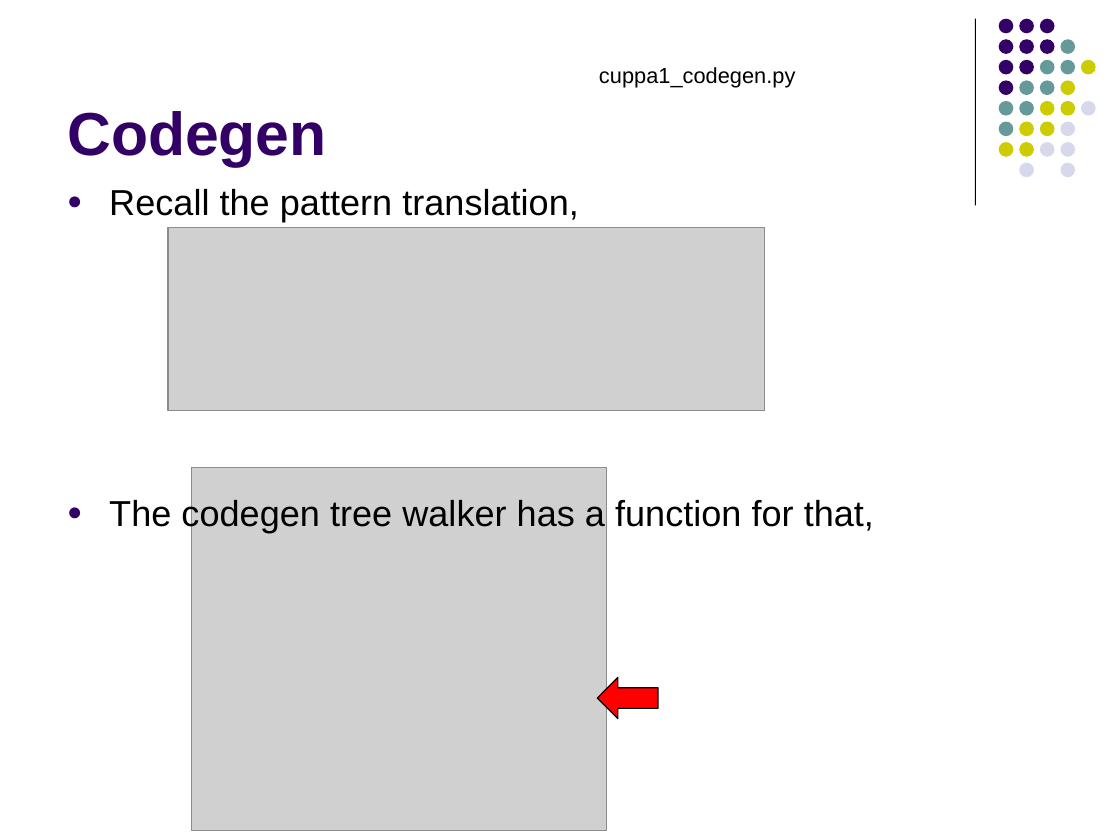
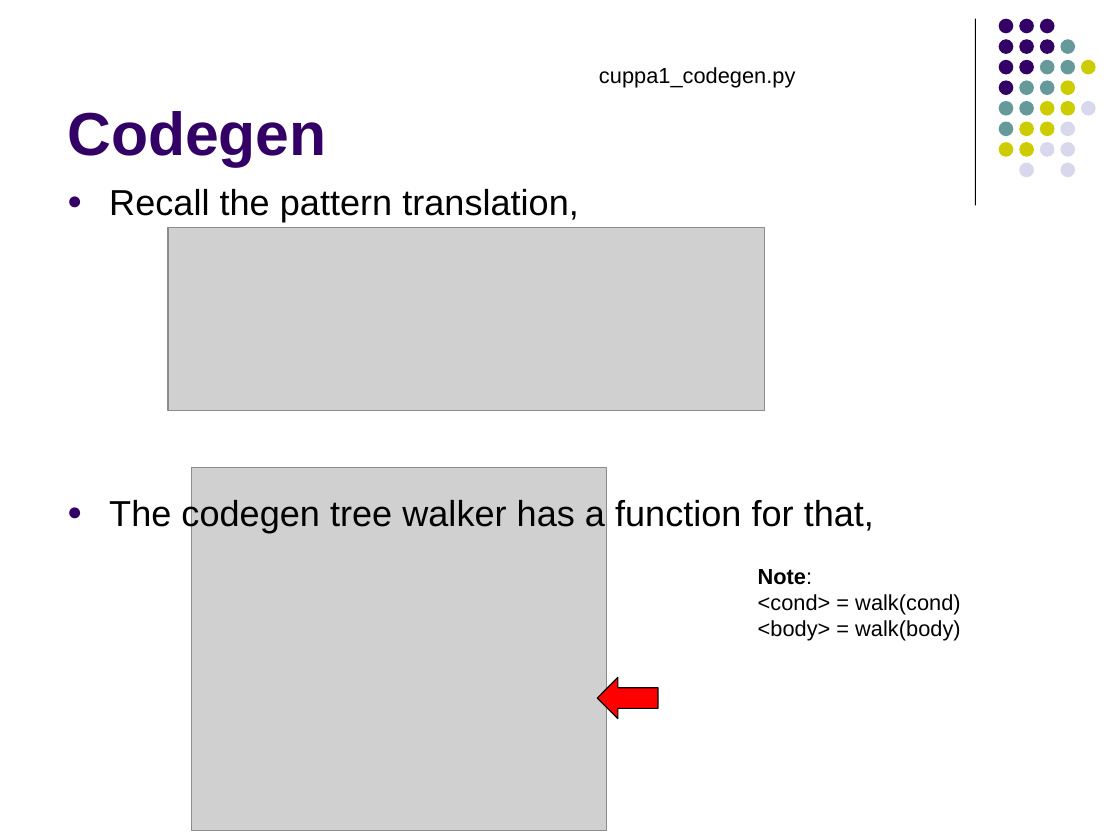
Before and after one commit to lutzhamel/CSC402, a slide deck: slide 14 of notes/csc402-ln007.pptx. Drawn at 1120x840 pixels with LibreOffice and Linux fonts; fonts in the diff are those of the drawing; grey boxes stand for pictures. Boxes give left, top, right and bottom in pixels: in the first picture for what was removed or moved away, otherwise in the second. Text is boxed around its words. In the diff, an @@ line names an element or a change of style, - is before the commit and + after.

```diff
--- a/notes/csc402-ln007.pptx
+++ b/notes/csc402-ln007.pptx
@@ text added at box(758, 569, 960, 641), 14 pt, text #000000 @@
+Note:
+<cond> = walk(cond)
+<body> = walk(body)
```
Also in this commit, not shown: 4 other slides changed, 1 other file.
